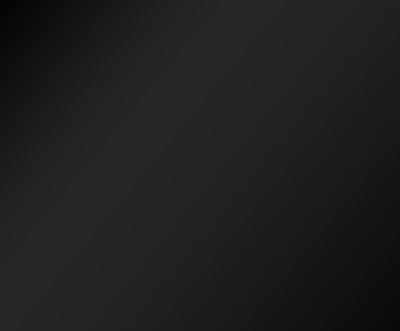
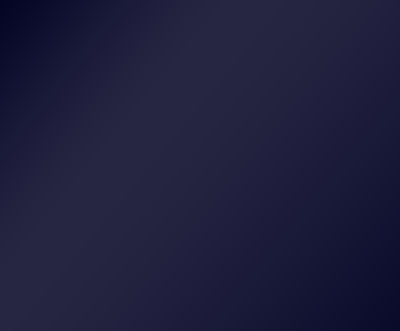
Layer changes from the first 400×331 image to the second:
painted on "Layer 1" over [0,0,400,331]
